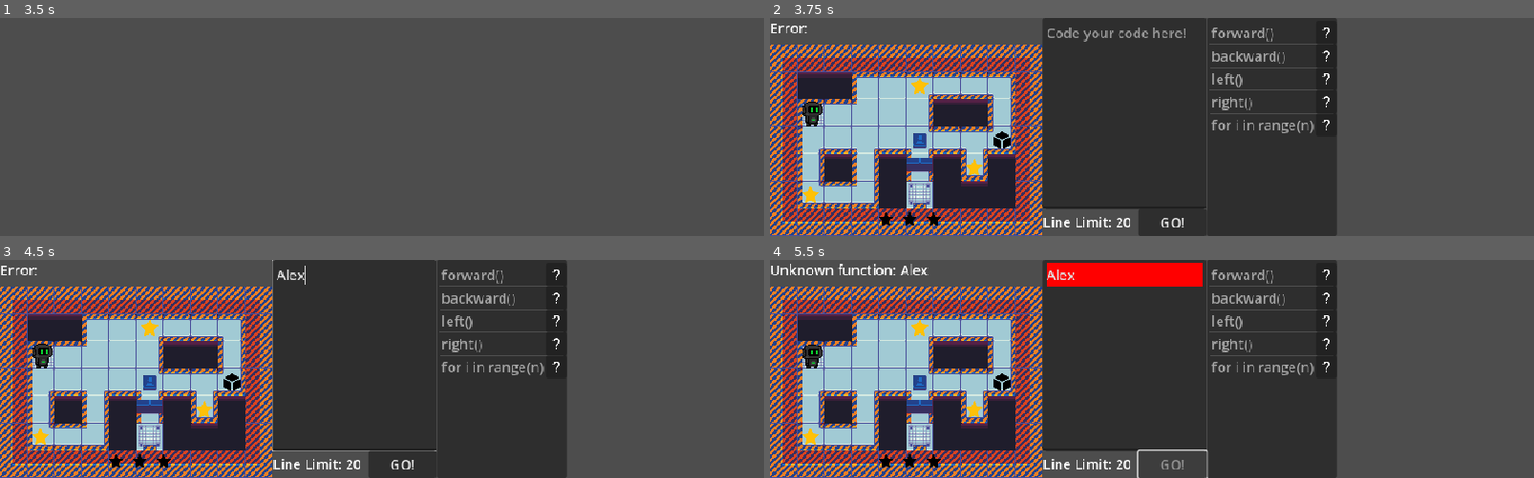
Above: before the commit, frames 1-4 (two rows, left to right).
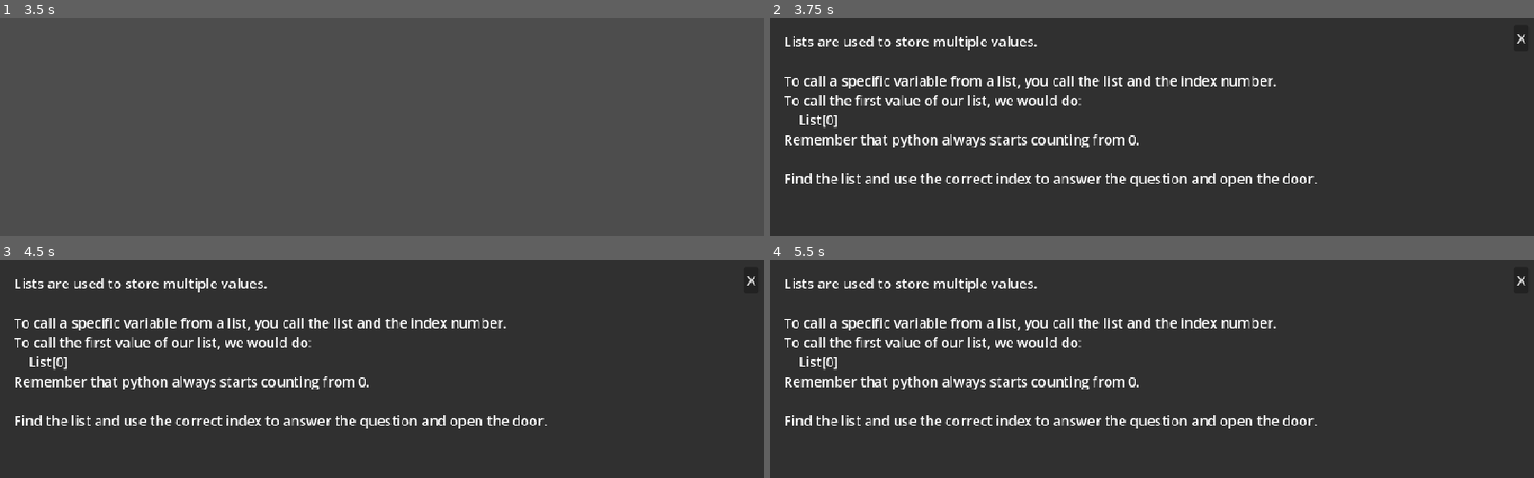
Above: after the commit, the same moments.

Repository: BingloGames/Robot-Bachelor
Game: Godot game, scene res://start_menu.tscn
Two runs of this game, one before a commit and one after it. Both use one fixed random seed, a clock stepped at 60 frames per second and the inputs below.
Inputs (mouse positions are in pixels of both pictures, inside the frame that each line leads up to):
- Up to frame 1 (3.5 s): click "Start" at 0.5 s; click "1 Player" at 1.25 s; tap Enter (ui_accept) at 2, 2.27 s; move the mouse to (550, 116) at 2.02 s; click "5" at 2.75 s
- Up to frame 2 (3.75 s): tap Enter (ui_accept) at 3.5 s; move the mouse to (999, 137) at 3.52 s
- Up to frame 3 (4.5 s): tap Enter (ui_accept) at 3.77 s; click (351, 355) at 4.27 s; type "Alex" at 4.35 s
- Up to frame 4 (5.5 s): click "GO!" at 5 s

Frame 1 is identical in both runs. In frame 2, 62% of the frame differs, in the area x 0-100%, y 0-100%; in frame 3, 62%; in frame 4, 64%.

Commit message:
show hidden info popups

Diff:
--- a/robot-project/levels/1 player/Level2.tscn
+++ b/robot-project/levels/1 player/Level2.tscn
@@ -68,7 +68,6 @@
 Answer = "answer ="
 
 [node name="Info pop up" parent="." instance=ExtResource("7_h2i1x")]
-visible = false
 anchors_preset = 0
 anchor_right = 0.0
 anchor_bottom = 0.0
--- a/robot-project/levels/1 player/Level5.tscn
+++ b/robot-project/levels/1 player/Level5.tscn
@@ -34,7 +34,6 @@
 line_limit = 20
 
 [node name="star counter" parent="." instance=ExtResource("3_lhhoo")]
-anchors_preset = 15
 offset_left = 96.0
 offset_top = 200.0
 offset_right = 96.0
@@ -83,7 +82,6 @@
 Answer = "answer ="
 
 [node name="Info pop up" parent="." instance=ExtResource("8_5pfj7")]
-visible = false
 anchors_preset = 10
 anchor_bottom = 0.0
 offset_right = 896.0
